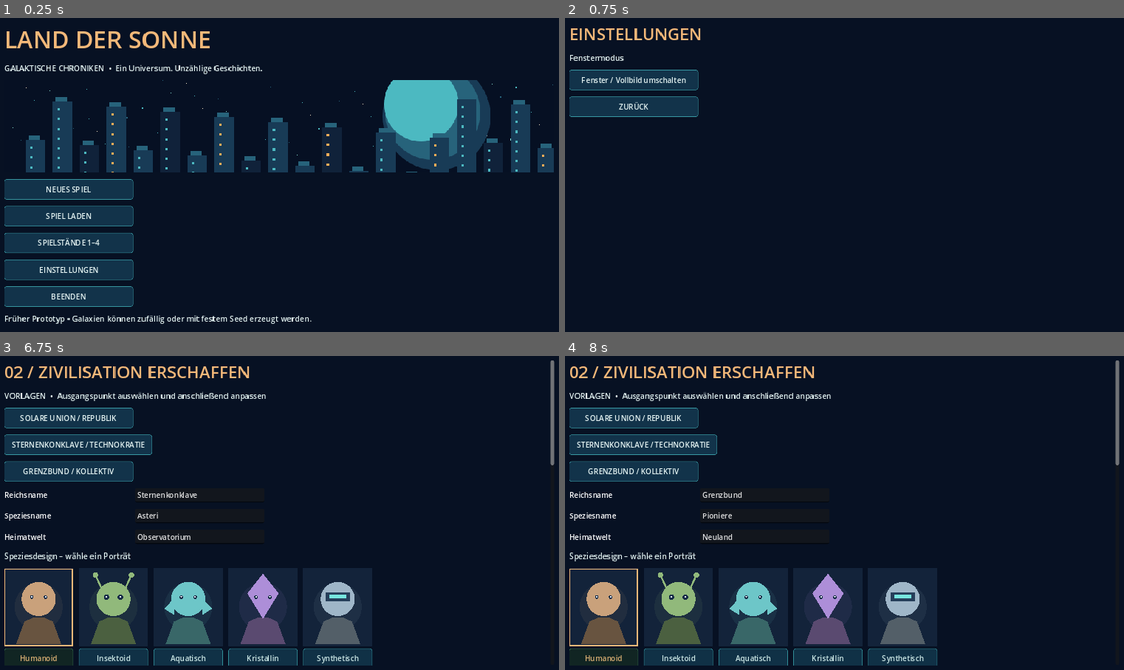
Above: before the commit, frames 1-4 (two rows, left to right).
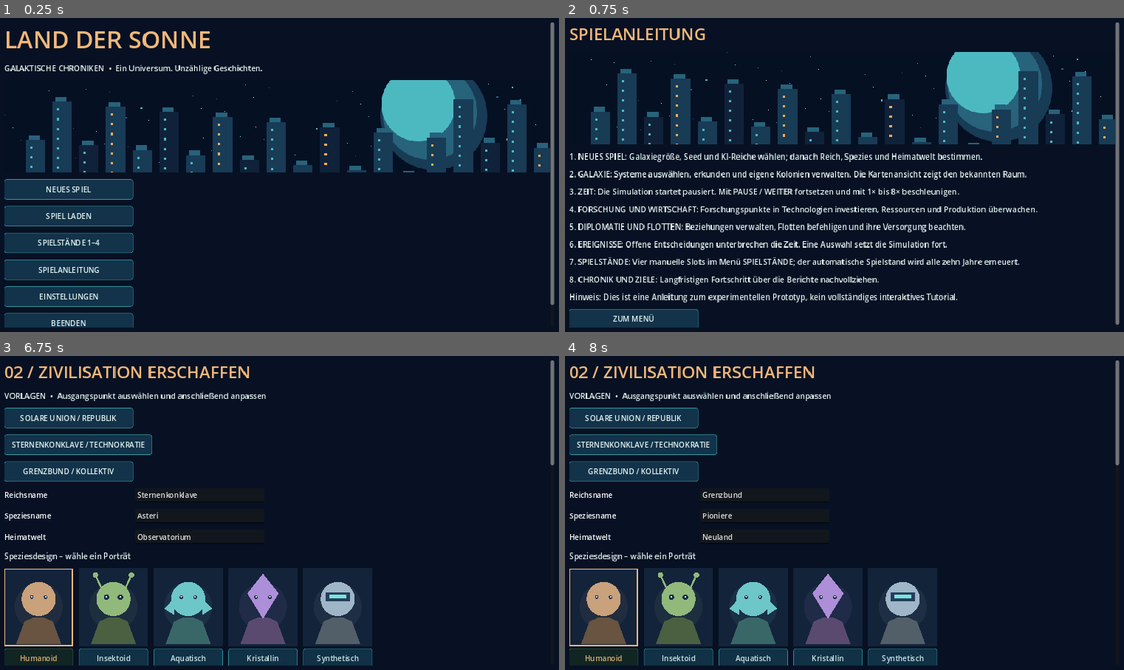
Above: after the commit, the same moments.

Repository: justuslaier-cmyk/Land-der-Sonne
Game: Godot game, scene res://scenes/galaxy.tscn
Two runs of this game, one before a commit and one after it. Both use one fixed random seed, a clock stepped at 60 frames per second and the inputs below.
Inputs (mouse positions are in pixels of both pictures, inside the frame that each line leads up to):
- Up to frame 1 (0.25 s): no input
- Up to frame 2 (0.75 s): click (632, 269) at 0.5 s, where only the run after the commit has a clickable "SPIELANLEITUNG"
- Up to frame 3 (6.75 s): click "ZURÜCK" (after the commit: "ZUM MENÜ") at 1.25 s; click "NEUES SPIEL" at 2 s; click "Normal" at 2.75 s; click "Normal" at 3.5 s; click "Spiralgalaxie" at 4.25 s; click "WEITER: REICH ERSTELLEN" at 5 s; click "SOLARE UNION / REPUBLIK" at 5.75 s; click "STERNENKONKLAVE / TECHNOKRATIE" at 6.5 s
- Up to frame 4 (8 s): click "GRENZBUND / KOLLEKTIV" at 7.25 s

The runs differ from the first frame. In frame 1, 4.4% of the frame differs, in the area x 0-100%, y 1-99%; in frame 2, 21%; in frame 3, less than 0.1%; in frame 4, nothing differs.

Commit message:
feat(ux): add in-game German quick-start help accessible from menu and galaxy

Diff:
--- a/game/scripts/galaxy/galaxy_ui.gd
+++ b/game/scripts/galaxy/galaxy_ui.gd
@@ -187,9 +187,27 @@
     _button("NEUES SPIEL", _begin_new_game)
     _button("SPIEL LADEN", _load_game)
     _button("SPIELSTÄNDE 1–4", _show_save_slots)
+    _button("SPIELANLEITUNG", _show_help)
     _button("EINSTELLUNGEN", _show_options)
     _button("BEENDEN", func(): get_tree().quit())
     _label("Früher Prototyp • Galaxien können zufällig oder mit festem Seed erzeugt werden.")
+
+func _show_help() -> void:
+    var from_game := not world.is_empty()
+    screen = "help"
+    _clear()
+    _title("SPIELANLEITUNG")
+    _illustration("menu")
+    _label("1. NEUES SPIEL: Galaxiegröße, Seed und KI-Reiche wählen; danach Reich, Spezies und Heimatwelt bestimmen.")
+    _label("2. GALAXIE: Systeme auswählen, erkunden und eigene Kolonien verwalten. Die Kartenansicht zeigt den bekannten Raum.")
+    _label("3. ZEIT: Die Simulation startet pausiert. Mit PAUSE / WEITER fortsetzen und mit 1× bis 8× beschleunigen.")
+    _label("4. FORSCHUNG UND WIRTSCHAFT: Forschungspunkte in Technologien investieren, Ressourcen und Produktion überwachen.")
+    _label("5. DIPLOMATIE UND FLOTTEN: Beziehungen verwalten, Flotten befehligen und ihre Versorgung beachten.")
+    _label("6. EREIGNISSE: Offene Entscheidungen unterbrechen die Zeit. Eine Auswahl setzt die Simulation fort.")
+    _label("7. SPIELSTÄNDE: Vier manuelle Slots im Menü SPIELSTÄNDE; der automatische Spielstand wird alle zehn Jahre erneuert.")
+    _label("8. CHRONIK UND ZIELE: Langfristigen Fortschritt über die Berichte nachvollziehen.")
+    _label("Hinweis: Dies ist eine Anleitung zum experimentellen Prototyp, kein vollständiges interaktives Tutorial.")
+    _button("ZUR GALAXIE" if from_game else "ZUM MENÜ", _show_galaxy if from_game else _show_menu)
 
 func _show_options() -> void:
     screen = "options"
@@ -526,7 +544,7 @@
     var bar := HBoxContainer.new()
     bar.add_theme_constant_override("separation", 6)
     toolbar_scroll.add_child(bar)
-    for spec in [["PAUSE / WEITER", _toggle_pause], ["1×", f …(496 unchanged characters)… ], ["SPIELSTÄNDE", _show_save_slots], ["MENÜ", _show_menu]]:
+    for spec in [["PAUSE / WEITER", _toggle_pause], ["1×", f …(496 unchanged characters)… ], ["SPIELSTÄNDE", _show_save_slots], ["HILFE", _show_help], ["MENÜ", _show_menu]]:
         var button := Button.new()
         button.text = spec[0]
         button.custom_minimum_size.y = 42
